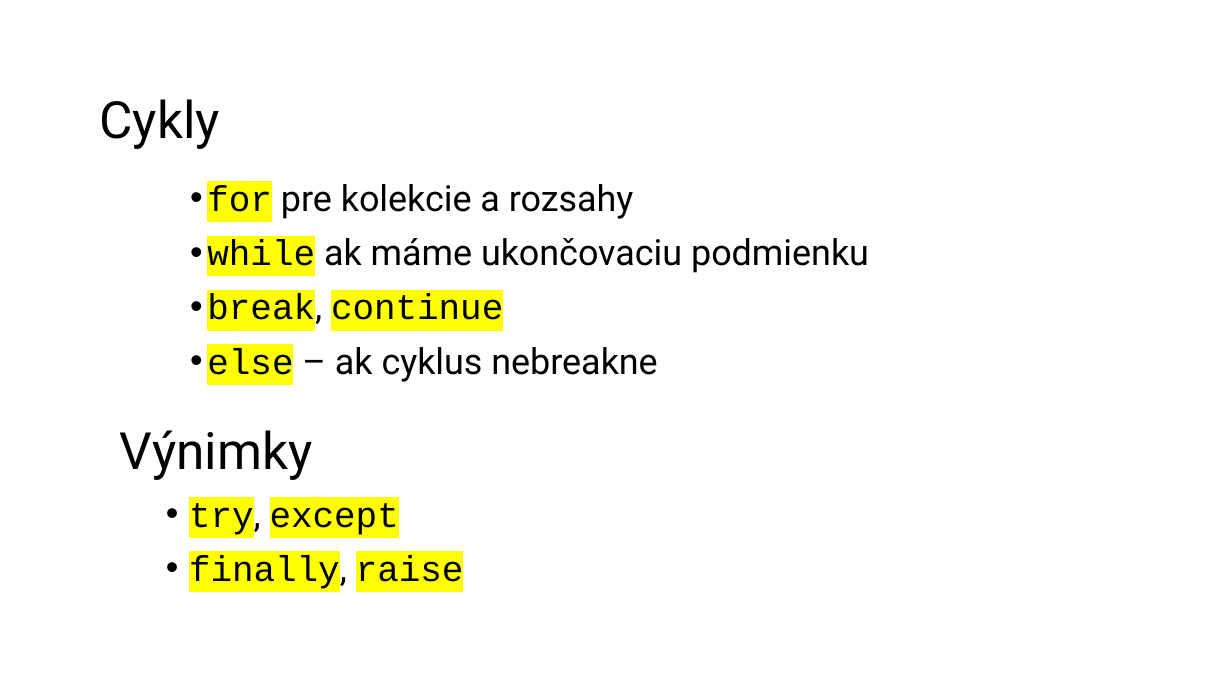
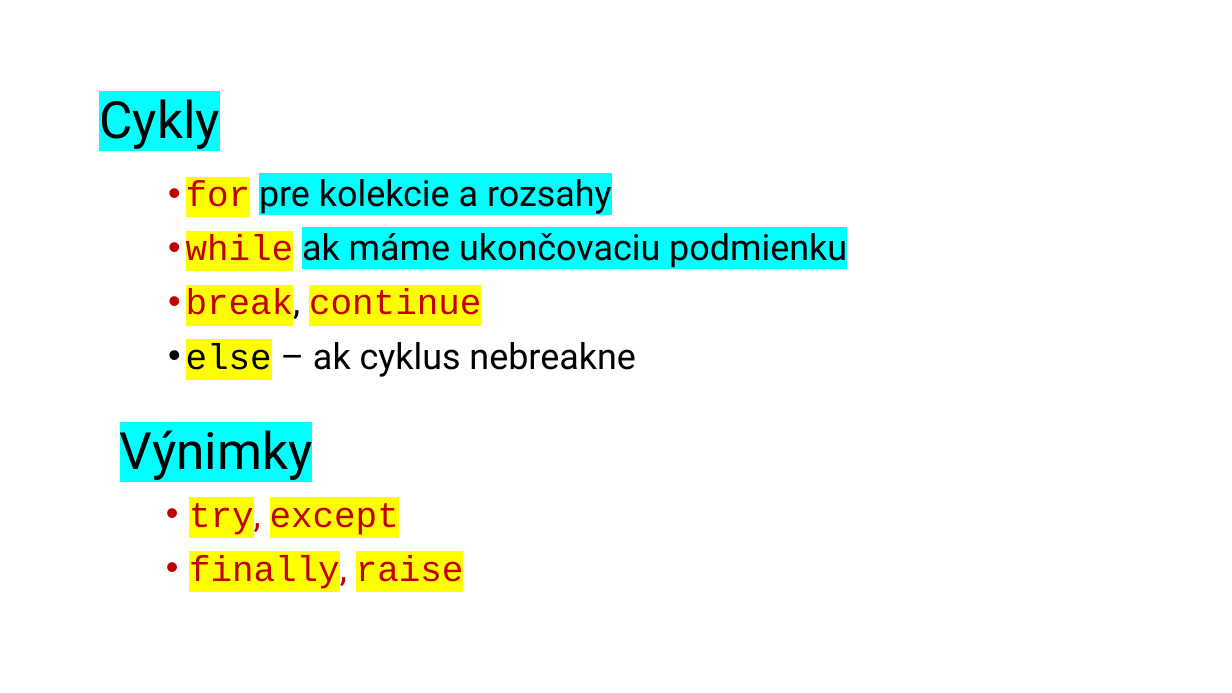
Before and after one commit to wagjo/oop, a slide deck: slide 7 of prezentacie/p02w.pptx. Drawn at 1232x693 pixels with LibreOffice and Linux fonts; fonts in the diff are those of the drawing. Boxes give left, top, right and bottom in pixels: in the first picture for what was removed or moved away, otherwise in the second. Text is boxed around its words. In the diff, an @@ line names an element or a change of style, - is before the commit and + after.

```diff
--- a/prezentacie/p02w.pptx
+++ b/prezentacie/p02w.pptx
@@ text "Cykly" at [99,99,219,149]: highlight none to #00FFFF @@
@@ text "for pre kolekcie a rozsahy": place and size @@
-text "for pre kolekcie a rozsahy" at [207,184,869,382]
+text "for pre kolekcie a rozsahy" at [186,179,847,377]
@@ text at [186,179,847,325]: text colour #000000 to #C00000 in "for", "while", "break, continue"; highlight none to #00FFFF in "pre kolekcie a rozsahy", "ak máme ukončovaciu podmienku" @@
@@ text "Výnimky" at [120,422,464,591]: highlight none to #00FFFF in "Výnimky"; text colour #000000 to #C00000 in "try, except", "finally, raise" @@
```
Also in this commit, not shown: 5 other slides changed, 2 other files.
